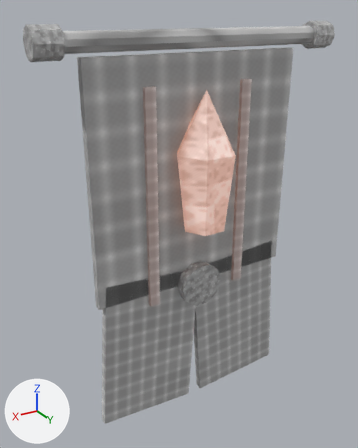
The glTF model assets/models/glb/crystal-banner-swallowtail-fire.glb as it was, and as the next commit left it.
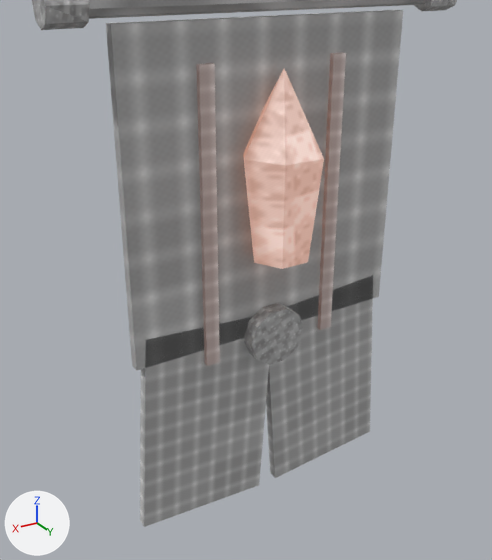
The first picture shows the older version from a camera (50 mm lens) standing at (1.08, 1.641, 0.813) and looking at (0.075, -0.033, -0.024). The close-ups show the older and then the newer version on the part from 0% to 100% of the width and 9% to 100% of the height of that picture. Only the edits that show in the close-ups are written down. Arrows for +X, +Y and +Z are at lower left; the lights stay in place. Vertices at exactly the same position are counted once.

Before the edit, the objects in view are built like this:
```python
ob_crystal_crest = bpy.data.objects.new('crystal-crest', me_crystal_crest)
ob_crystal_crest.location = (0.0, 0.045, 0.245)
ob_left_cap = bpy.data.objects.new('left-cap', me_left_cap)
ob_left_cap.location = (-0.59, 0.0, 0.72)
ob_left_seam = bpy.data.objects.new('left-seam', me_left_seam)
ob_left_seam.location = (-0.22, -0.006, 0.1)
ob_left_tail = bpy.data.objects.new('left-tail', me_left_tail)
ob_left_tail.location = (-0.235, -0.025, -0.58)
ob_right_cap = bpy.data.objects.new('right-cap', me_right_cap)
ob_right_cap.location = (0.59, 0.0, 0.72)
ob_right_seam = bpy.data.objects.new('right-seam', me_right_seam)
ob_right_seam.location = (0.22, -0.006, 0.1)
ob_right_tail = bpy.data.objects.new('right-tail', me_right_tail)
ob_right_tail.location = (0.235, -0.025, -0.58)
ob_tail_ring = bpy.data.objects.new('tail-ring', me_tail_ring)
ob_tail_ring.location = (0.0, 0.02, -0.31)
ob_upper_field = bpy.data.objects.new('upper-field', me_upper_field)
ob_upper_field.location = (0.0, -0.025, 0.18)
# also in view: 'top-rod' at (0.0, 0.0, 0.72)
```
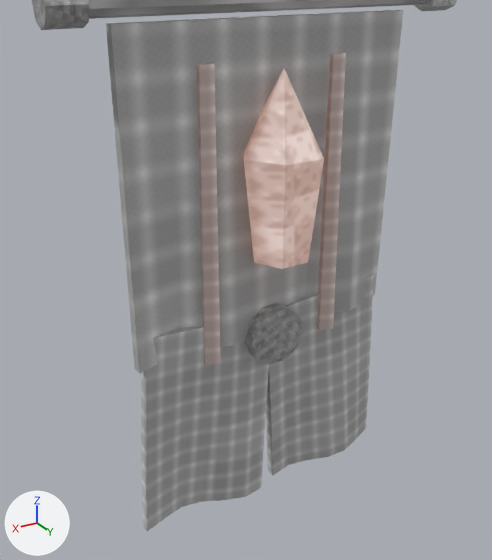
What differs and where, as boxes [x1, y1, x2, y2] in the close-ups (492 x 560 px):
'upper-field', reshaped
    before: [106, 10, 403, 371]
    after: [106, 10, 403, 374]
'right-tail', reshaped, moved
    before: [140, 317, 269, 527]
    after: [141, 327, 269, 531]
'left-tail', reshaped, moved
    before: [266, 277, 373, 478]
    after: [266, 274, 373, 475]
'crystal-crest', recoloured
    both: [243, 68, 324, 269]
'right-seam', moved
    before: [196, 63, 220, 366]
    after: [197, 63, 221, 364]
'left-seam', moved
    before: [317, 52, 346, 330]
    after: [317, 52, 346, 329]
'tail-ring', surface changed
    both: [245, 307, 303, 365]
'right-cap', surface changed
    both: [32, 0, 89, 27]

What the commit changed:
In material 'magenheim.banner.iron' (mat_magenheim_banner_iron), roughness goes from 0.72 to 0.34.
In material 'magenheim.banner.crystal' (mat_magenheim_banner_crystal), emission_color goes from (0.34, 0.121, 0.0585) (brown #9e6244) to (0.221, 0.0787, 0.038) (brown #814f37).
me_upper_field is used by ob_upper_field; location (0.0, -0.025, 0.18).
me_upper_field had 8 vertices, 12 faces and spanned x -0.47..0.47, y -0.018..0.018, z -0.49..0.49.
me_upper_field now has 218 vertices, 432 faces and spans x -0.47..0.47, y -0.047..0.047, z -0.49..0.49.
me_upper_field part 1: 4 vertices removed from x -0.47..0.47, y -0.018..0.018, z -0.49; 214 vertices added at x -0.47..0.47, y -0.047..0.047, z -0.49..0.49.
me_left_tail is used by ob_left_tail; location (-0.235, -0.025, -0.58).
me_left_tail had 8 vertices, 12 faces and spanned x -0.249..0.249, y -0.018..0.018, z -0.365..0.365.
me_left_tail now has 218 vertices, 432 faces and spans x -0.249..0.249, y -0.046..0.046, z -0.365..0.365.
me_left_tail part 2: 1 vertex moved within x -0.2, y 0.018, z 0.365; 7 vertices removed from x -0.249..0.249, y -0.018..0.018, z -0.365..0.365; 217 vertices added at x -0.249..0.249, y -0.046..0.046, z -0.365..0.365.
me_right_tail is used by ob_right_tail; location (0.235, -0.025, -0.58).
me_right_tail had 8 vertices, 12 faces and spanned x -0.249..0.249, y -0.018..0.018, z -0.365..0.365.
me_right_tail now has 218 vertices, 432 faces and spans x -0.249..0.249, y -0.046..0.046, z -0.365..0.365.
me_right_tail part 3: 1 vertex moved within x 0.2, y -0.018, z 0.365; 7 vertices removed from x -0.249..0.249, y -0.018..0.018, z -0.365..0.365; 217 vertices added at x -0.249..0.249, y -0.046..0.046, z -0.365..0.365.
Object 'left-tail' (ob_left_tail) moves from (-0.235, -0.025, -0.58) to (-0.235, -0.026, -0.58).
Object 'right-tail' (ob_right_tail) moves from (0.235, -0.025, -0.58) to (0.235, -0.024, -0.58).
Object 'left-seam' (ob_left_seam) moves from (-0.22, -0.006, 0.1) to (-0.22, -0.002, 0.1).
Object 'right-seam' (ob_right_seam) moves from (0.22, -0.006, 0.1) to (0.22, -0.01, 0.1).
